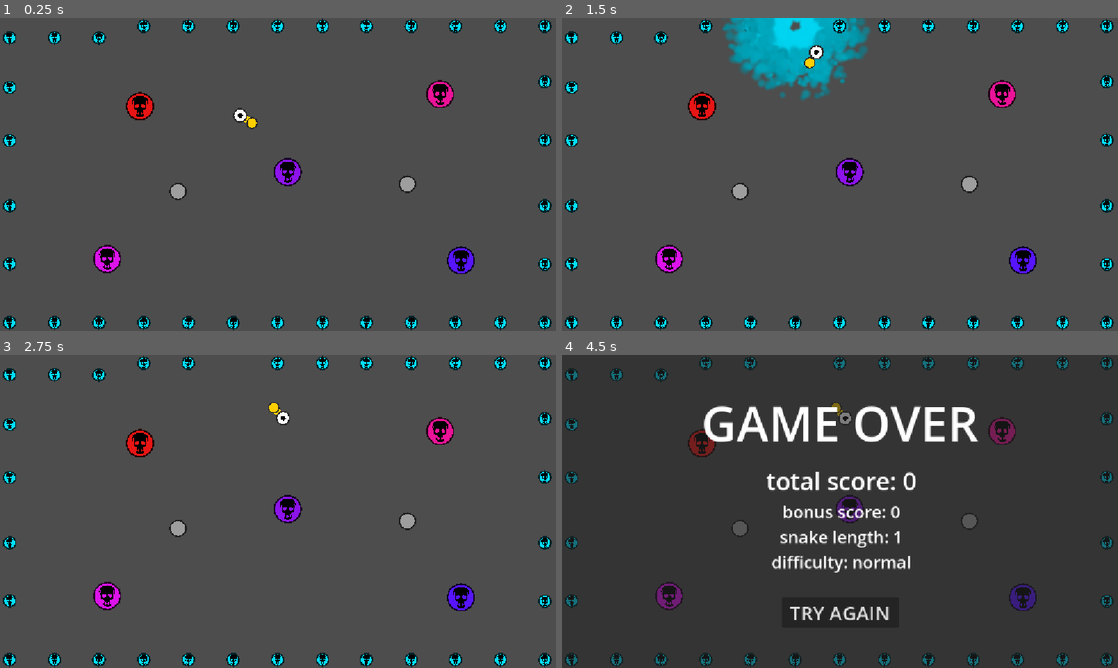
Above: before the commit, frames 1-4 (two rows, left to right).
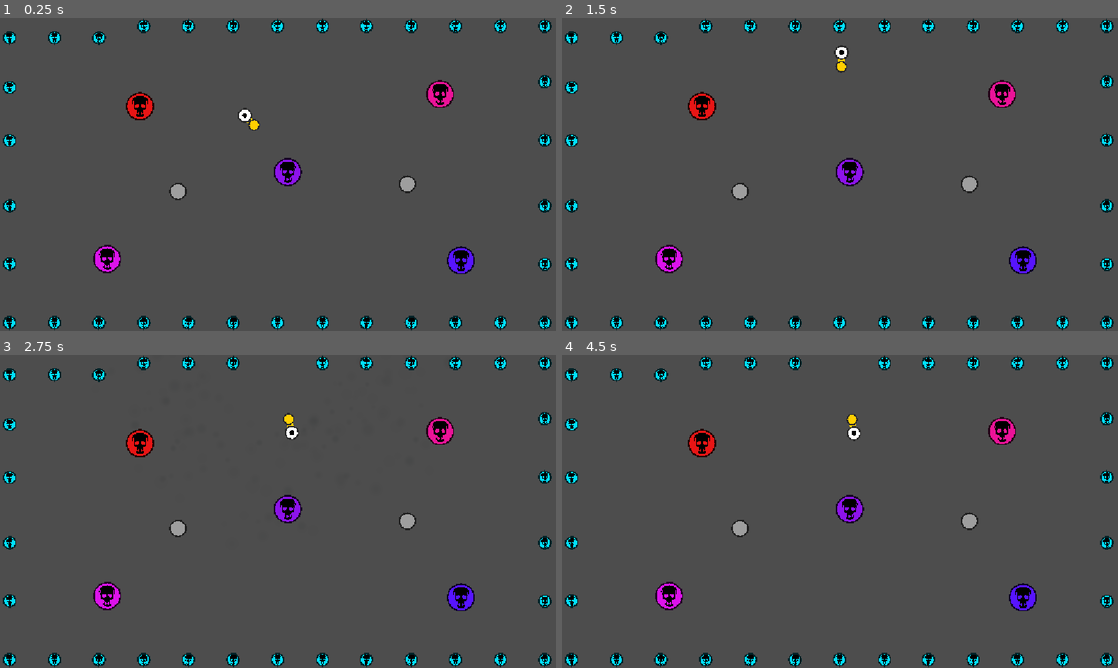
Above: after the commit, the same moments.

Repository: zett42/Physnake
Game: Godot game, scene res://interior/hard_mode.tscn
Same seed, same stepped clock (60 frames per second), same inputs: the game is played once before the commit and once after it. This scene is started directly instead of the project's main scene.
Inputs:
- Up to frame 1 (0.25 s): no input
- Up to frame 2 (1.5 s): hold Up (move_up) from 0.53 s (still down)
- Up to frame 3 (2.75 s): release Up (move_up) at 2.03 s; hold Left (move_left) from 2.03 s (still down)
- Up to frame 4 (4.5 s): tap Enter at 3.5 s; release Left (move_left) at 3.53 s; hold Down (move_down) 3.53-4.28 s; tap Space at 4.25 s; hold Right (move_right) from 4.28 s (still down)

The runs differ from the first frame. In frame 1, 0.2% of the frame differs, in the area x 41-47%, y 28-36%; in frame 2, 4.7%; in frame 3, 0.4%; in frame 4, 96%, in the area x 0-100%, y 0-100%.

Commit message:
Implement automatic movement mode for snake based on difficulty settings

Diff:
--- a/autoload/global.gd
+++ b/autoload/global.gd
@@ -19,6 +19,7 @@
 }
 
 @export var difficulty = Difficulty.NORMAL
+var auto_move: bool = true  # True for automatic movement (normal/hard), false for manual (easy)
 
 
 var total_score: int = 0
@@ -33,6 +34,9 @@
 	_is_game_over = false
 	total_score = 0
 	total_bonus = 0
+
+	# Set auto_move based on difficulty: Easy = manual, Normal/Hard = automatic
+	auto_move = (difficulty != Difficulty.EASY)
 
 
 func get_total_score():
--- a/components/snake_head.gd
+++ b/components/snake_head.gd
@@ -3,6 +3,7 @@
 # Movement speed and acceleration (when key is hold)
 const SNAKE_MIN_SPEED: float = 300
 const SNAKE_MAX_SPEED: float = 2000
+const SNAKE_MAX_SPEED_AUTO: float = 750  # Lower speed for automatic movement mode
 const SNAKE_ACCELERATION: float = 20
 
 const MAX_TIME_BONUS: float = 5
@@ -26,6 +27,9 @@
 # Current snake speed
 var current_speed: float = SNAKE_MIN_SPEED
 
+# Current direction for automatic movement mode (absolute directions)
+var current_direction: Vector2 = Vector2.RIGHT
+
 # Time bonus if snake eats food quickly.
 var time_bonus: float = MAX_TIME_BONUS
 
@@ -78,6 +82,57 @@
 	if Global.is_game_over():
 		return
 
+	if Global.auto_move:
+		# Automatic movement mode (normal/hard difficulty)
+		_handle_automatic_movement()
+	else:
+		# Manual movement mode (easy difficulty)
+		_handle_manual_movement()
+
+
+func _handle_automatic_movement():
+	"""Handle automatic forward movement with absolute directional input."""
+
+	# Check for direction changes (absolute directions, not relative to snake)
+	# Only change direction when a key is newly pressed, but sample all held keys for diagonals
+	var direction_changed := false
+	var new_direction := Vector2.ZERO
+
+	# Detect vertical input
+	if Input.is_action_just_pressed("move_up") or Input.is_action_just_pressed("move_down"):
+		direction_changed = true
+
+	# Detect horizontal input
+	if Input.is_action_just_pressed("move_left") or Input.is_action_just_pressed("move_right"):
+		direction_changed = true
+
+	# When a direction key is pressed, sample all currently held keys
+	if direction_changed:
+		if Input.is_action_pressed("move_up"):
+			new_direction.y = -1.0
+		elif Input.is_action_pressed("move_down"):
+			new_direction.y = 1.0
+
+		if Input.is_action_pressed("move_left"):
+			new_direction.x = -1.0
+		elif Input.is_action_pressed("move_right"):
+			new_direction.x = 1.0
+
+		# Only change direction if it's not opposite to current direction
+		if new_direction != Vector2.ZERO:
+			new_direction = new_direction.normalized()
+			# Prevent turning 180 degrees (opposite direction)
+			if new_direction.dot(current_direction) > -0.9:  # Not opposite (allowing some tolerance)
+				current_direction = new_direction
+
+	# Always move in the current direction
+	apply_central_force(current_direction.normalized() * current_speed)
+	current_speed = minf(current_speed + SNAKE_ACCELERATION, SNAKE_MAX_SPEED_AUTO)
+
+
+func _handle_manual_movement():
+	"""Handle manual movement mode (original behavior for easy mode)."""
+
 	var direction := Vector2.ZERO
 
 	if Input.is_action_pressed("move_up"):
@@ -91,8 +146,8 @@
 		direction.x = 1.0
 
 	if direction.length() > 0:
-		apply_central_force( direction.normalized() * current_speed )
-		current_speed = minf( current_speed + SNAKE_ACCELERATION, SNAKE_MAX_SPEED )
+		apply_central_force(direction.normalized() * current_speed)
+		current_speed = minf(current_speed + SNAKE_ACCELERATION, SNAKE_MAX_SPEED)
 	else:
 		current_speed = SNAKE_MIN_SPEED
 
